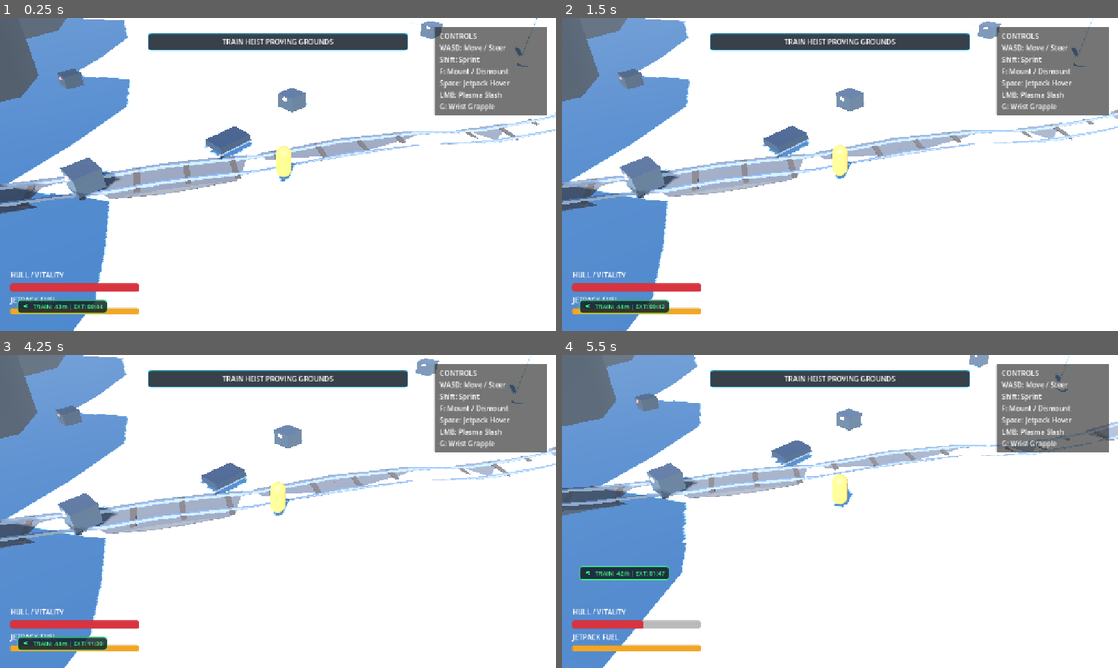
Above: before the commit, frames 1-4 (two rows, left to right).
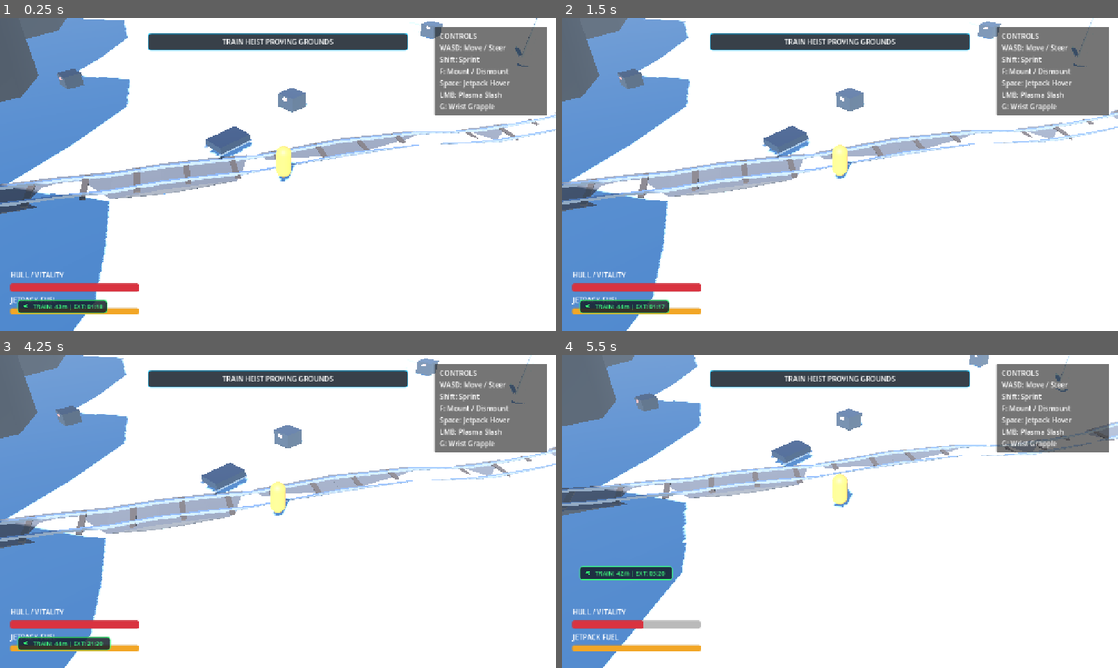
Above: after the commit, the same moments.

Repository: mcintalmo/drift
Game: Godot game, scene res://scenes/world/ActiveTrainHeistSector.tscn
Same seed, same stepped clock (60 frames per second), same inputs: the game is played once before the commit and once after it. This scene is started directly instead of the project's main scene.
Inputs (mouse positions are in pixels of both pictures, inside the frame that each line leads up to):
- Up to frame 1 (0.25 s): no input
- Up to frame 2 (1.5 s): tap Enter (ui_accept) at 0.5, 0.77, 1.25 s; move the mouse to (962, 158) at 0.52 s; hold E (pilot_lean_right) 0.53-1.25 s; click (962, 158) at 0.6 s; drag from (728, 190) to (812, 237) at 1.27 s
- Up to frame 3 (4.25 s): tap Enter (ui_accept) at 2, 2.75, 3.5, 3.77 s; move the mouse to (333, 442) at 2.02 s; hold E (pilot_lean_right) 2.03-2.75 s; tap G (pilot_wrist_grapple) at 2.1 s; drag from (250, 574) to (111, 464) at 2.77 s; move the mouse to (444, 558) at 3.52 s; hold Q (pilot_lean_left) from 3.53 s (still down); hold Right mouse button (winch_quick) from 3.53 s (still down)
- Up to frame 4 (5.5 s): release Q (pilot_lean_left) at 4.25 s; release Right mouse button (winch_quick) at 4.25 s; tap Enter (ui_accept) at 4.25 s; drag from (673, 464) to (756, 433) at 4.27 s; move the mouse to (867, 511) at 5.02 s; hold S (brake_reverse) from 5.03 s (still down); tap R at 5.1 s; click (867, 511) at 5.17 s

The runs differ from the first frame. In frame 1, 0.8% of the frame differs, in the area x 10-22%, y 44-93%; in frame 2, 0.8%; in frame 3, 0.8%, in the area x 10-21%, y 44-95%; in frame 4, 0.6%.

Commit message:
Ensure track is cleared of all props/crates on active lines and extend heist canyon length to 1045m (~2.5 min pursuit)

Diff:
--- a/scenes/world/ActiveTrainHeistSector.tscn
+++ b/scenes/world/ActiveTrainHeistSector.tscn
@@ -70,7 +70,7 @@
 biome_data = ExtResource("2_biome")
 world_seed = 9182
 drop_off_coord = Vector2i(0, 0)
-extraction_coord = Vector2i(45, -45)
+extraction_coord = Vector2i(90, -90)
 forward_render_depth_m = 65.0
 lateral_render_width_m = 38.0
 rear_render_depth_m = 26.0
--- a/scripts/world/hex_sector_manager.gd
+++ b/scripts/world/hex_sector_manager.gd
@@ -407,8 +407,8 @@
 		tile.add_child(multi_segment_root)
 	_active_rail_segments[coord] = multi_segment_root
 
-	# Check if this segment carries an abandoned loot freight car
-	if seg_info.get("has_car", false):
+	# Check if this segment carries an abandoned loot freight car (derelict tracks only)
+	if not is_active and seg_info.get("has_car", false):
 		var mid_2d: Vector3 = (from_world_2d + to_world_2d) * 0.5
 		var dir_3d: Vector3 = (to_world_2d - from_world_2d).normalized()
 		var car_pos: Vector3 = mid_2d
@@ -451,17 +451,32 @@
 	var min_r: int = mini(start.y, end.y) - 4
 	var max_r: int = maxi(start.y, end.y) + 4
 
+	var w_start: Vector3 = axial_to_world_pos(start)
+	var w_end: Vector3 = axial_to_world_pos(end)
+	var axis_vec: Vector3 = w_end - w_start
+	var axis_len: float = axis_vec.length()
+	var axis_dir: Vector3 = axis_vec / axis_len if axis_len > 1.0 else Vector3.FORWARD
+	var lat_dir: Vector3 = Vector3(-axis_dir.z, 0.0, axis_dir.x)
+	var valley_width_m: float = float(biome_data.get("valley_width_hexes") if "valley_width_hexes" in biome_data else 10) * 6.0 * SQRT_3 * 0.5
+	var max_lat_allowed: float = valley_width_m + 16.0
+
 	var hill_noise: FastNoiseLite = FastNoiseLite.new()
 	hill_noise.seed = world_seed + 7771
 	hill_noise.frequency = 0.009
 	var r_outer: float = biome_data.get("hex_cell_outer_radius_m") if "hex_cell_outer_radius_m" in biome_data else 6.0
 	var c_thresh: float = biome_data.get("chasm_threshold") if "chasm_threshold" in biome_data else -0.32
 
-	# 1. Register macro sector grid points
+	# 1. Register macro sector grid points within corridor
 	for q: int in range(min_q, max_q + 1):
 		for r: int in range(min_r, max_r + 1):
 			var c: Vector2i = Vector2i(q, r)
 			var w_pos: Vector3 = axial_to_world_pos(c)
+
+			var rel: Vector3 = w_pos - w_start
+			var lat_dist: float = absf(rel.dot(lat_dir))
+			if lat_dist > max_lat_allowed and c != start and c != end:
+				continue
+
 			astar.add_point(id_counter, Vector2(w_pos.x, w_pos.z))
 
 			var is_spring: bool = _evaluate_hot_spring_spawn(c)
--- a/scripts/world/hex_world_tile.gd
+++ b/scripts/world/hex_world_tile.gd
@@ -15,6 +15,8 @@
 @export var jump_ramp_direction: Vector2 = Vector2.ZERO
 @export var is_boundary_wall: bool = false
 @export var is_boundary_void: bool = false
+@export var distance_to_rail_m: float = 999.0
+@export var is_railroad_active: bool = false
 
 var _static_body: StaticBody3D
 var _mesh_instance: MeshInstance3D
@@ -49,6 +51,8 @@
 	jump_ramp_direction = ramp_dir
 	is_boundary_wall = boundary_wall_flag
 	is_boundary_void = boundary_void_flag
+	distance_to_rail_m = dist_to_rail_m
+	is_railroad_active = is_rail_active
 
 	# 3D world center coordinates in X-Z plane
 	var world_x: float = tile_outer_radius_m * SQRT_3 * (float(coord.x) + float(coord.y) * 0.5)
@@ -311,6 +315,10 @@
 	if is_glacial_chasm or is_jump_ramp or not biome_data:
 		return
 
+	# On active train lines, keep a strict 6.0m clearance zone completely clear of obstacles, debris, and crates
+	if is_railroad_active and distance_to_rail_m < 6.0:
+		return
+
 	var rng: RandomNumberGenerator = RandomNumberGenerator.new()
 	rng.seed = seed_val + (axial_coord.x * 73856093) ^ (axial_coord.y * 19349663)
 
--- a/test/integration/test_active_train_heist_sim.gd
+++ b/test/integration/test_active_train_heist_sim.gd
@@ -4,6 +4,7 @@
 const HexSectorManager = preload("res://scripts/world/hex_sector_manager.gd")
 const MovingTrain = preload("res://scripts/entities/world/moving_train.gd")
 const TrainCar = preload("res://scripts/entities/world/train_car.gd")
+const HexWorldTile = preload("res://scripts/world/hex_world_tile.gd")
 
 func _init() -> void:
 	print("==========================================================")
@@ -13,7 +14,7 @@
 	var heist_world: Node3D = ActiveHeistScene.instantiate() as Node3D
 	root.add_child(heist_world)
 
-	print("[1/5] Instantiating ActiveTrainHeistSector.tscn into SceneTree...")
+	print("[1/6] Instantiating ActiveTrainHeistSector.tscn into SceneTree...")
 
 	var sector_mgr: HexSectorManager = heist_world.get_node_or_null("HexSectorManager") as HexSectorManager
 	var pilot: CharacterBody3D = heist_world.get_node_or_null("Pilot") as CharacterBody3D
@@ -30,14 +31,26 @@
 	var initial_tiles: int = sector_mgr.get_active_tile_count()
 	print("  [OK] Initial Hex Tiles: %d" % initial_tiles)
 
-	print("[2/5] Inspecting Long Winding Trans-Continental Mag-Rail...")
+	print("[2/6] Inspecting Long Winding Trans-Continental Mag-Rail...")
 	var path_nodes: Array[Vector2i] = sector_mgr.get_railroad_path()
 	var curve: Curve3D = sector_mgr.get_macro_railroad_curve()
 	var track_len: float = curve.get_baked_length() if curve else 0.0
 	print("  [OK] Railroad Path Hex Nodes: %d across canyon" % path_nodes.size())
-	print("  [OK] Total 3D Curve Length: %.1f meters" % track_len)
+	print("  [OK] Total 3D Curve Length: %.1f meters (Long Heist Map: >900m)" % track_len)
 
-	print("[3/5] Inspecting Moving Train Convoy & Locomotive Spawn...")
+	print("[3/6] Inspecting Active Track Obstacle & Prop Clearance...")
+	var props_on_rail_found: int = 0
+	for coord in sector_mgr._active_tiles:
+		var tile: Node3D = sector_mgr._active_tiles[coord]
+		if tile is HexWorldTile:
+			var hex_tile: HexWorldTile = tile as HexWorldTile
+			if hex_tile.distance_to_rail_m < 5.0 and hex_tile.is_railroad_active:
+				if not hex_tile._spawned_props.is_empty():
+					props_on_rail_found += hex_tile._spawned_props.size()
+
+	print("  [OK] Props / Crates Spawned on Active Track Line: %d (expected 0)" % props_on_rail_found)
+
+	print("[4/6] Inspecting Moving Train Convoy & Locomotive Spawn...")
 	var train: MovingTrain = sector_mgr.get_active_moving_train() as MovingTrain
 	if not train:
 		printerr("[FAIL] MovingTrainConvoy was not spawned on active heist map!")
@@ -48,7 +61,7 @@
 	var initial_train_pos: Vector3 = train.get_train_lead_position()
 	print("  [OK] Initial Locomotive Position at Cave Mouth: %s" % str(initial_train_pos))
 
-	print("[4/5] Advancing 6 Seconds of Physics (4s start delay + 2s acceleration)...")
+	print("[5/6] Advancing 6 Seconds of Physics (4s start delay + 2s acceleration)...")
 	for sec: int in range(6):
 		for frame: int in range(60):
 			train._physics_process(1.0 / 60.0)
@@ -58,23 +71,23 @@
 	var time_left: float = train.get_time_until_extraction_seconds()
 	print("  [OK] Post-Acceleration Speed: %.1f m/s (Cruise target: %.1f m/s)" % [train_speed, train.cruise_speed_ms])
 	print("  [OK] New Locomotive Position: %s" % str(moving_train_pos))
-	print("  [OK] Estimated Time to Extraction: %.1f seconds" % time_left)
+	print("  [OK] Estimated Time to Extraction: %.1f seconds (%.1f minutes)" % [time_left, time_left / 60.0])
 
-	print("[5/5] Testing Precision Breaching of Boxcar Magnetic Door Lock...")
+	print("[6/6] Testing Precision Breaching of Boxcar Magnetic Door Lock...")
 	var boxcar: TrainCar = train.train_cars[1] as TrainCar
 	print("  [OK] Boxcar 1 Initial Doors Locked: %s" % str(boxcar.doors_locked))
 	boxcar.breach_doors()
 	print("  [OK] Boxcar 1 Post-Breach Doors Locked: %s" % str(boxcar.doors_locked))
 
-	if track_len > 400.0 and train.train_cars.size() >= 3 and train_speed > 0.0 and not boxcar.doors_locked:
+	if track_len > 800.0 and props_on_rail_found == 0 and train.train_cars.size() >= 3 and train_speed > 0.0 and not boxcar.doors_locked:
 		print("\n==========================================================")
 		print("  ALL ACTIVE TRAIN HEIST LONG-SECTOR SIMULATIONS PASSED! ")
 		print("==========================================================")
 		heist_world.queue_free()
 		quit(0)
 	else:
-		printerr("[FAIL] Heist assertions failed! (track_len=%.1f, cars=%d, speed=%.1f)" % [
-			track_len, train.train_cars.size(), train_speed
+		printerr("[FAIL] Heist assertions failed! (track_len=%.1f, props=%d, cars=%d, speed=%.1f)" % [
+			track_len, props_on_rail_found, train.train_cars.size(), train_speed
 		])
 		heist_world.queue_free()
 		quit(1)
